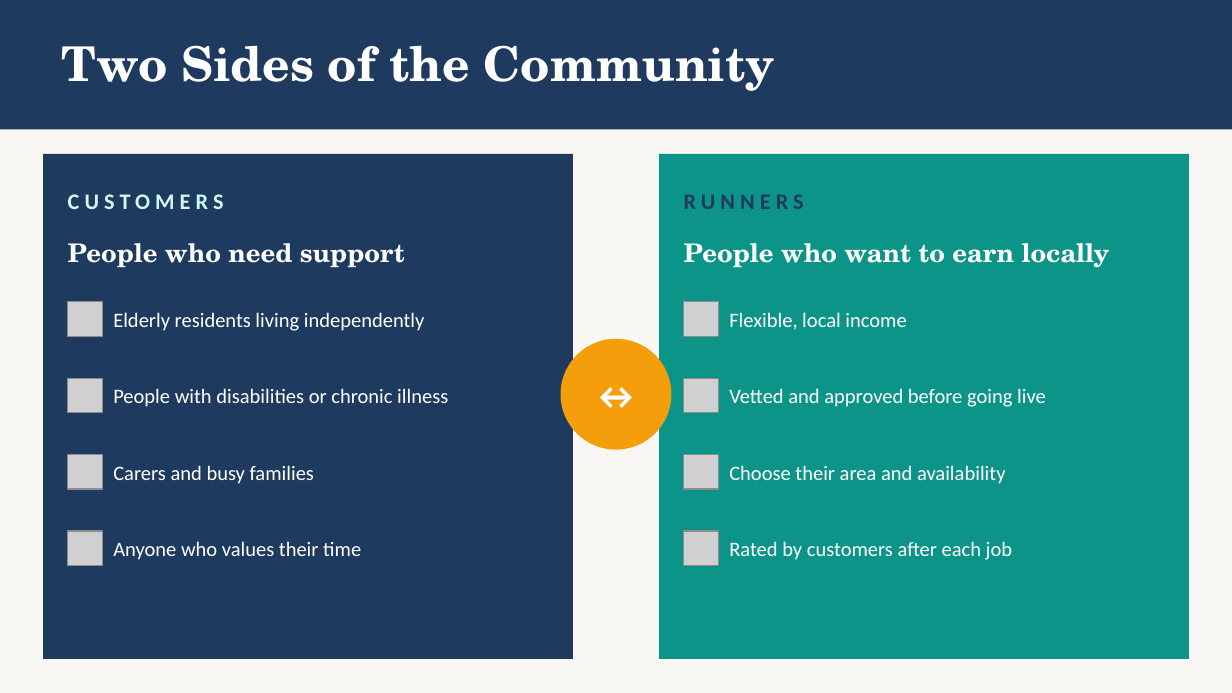
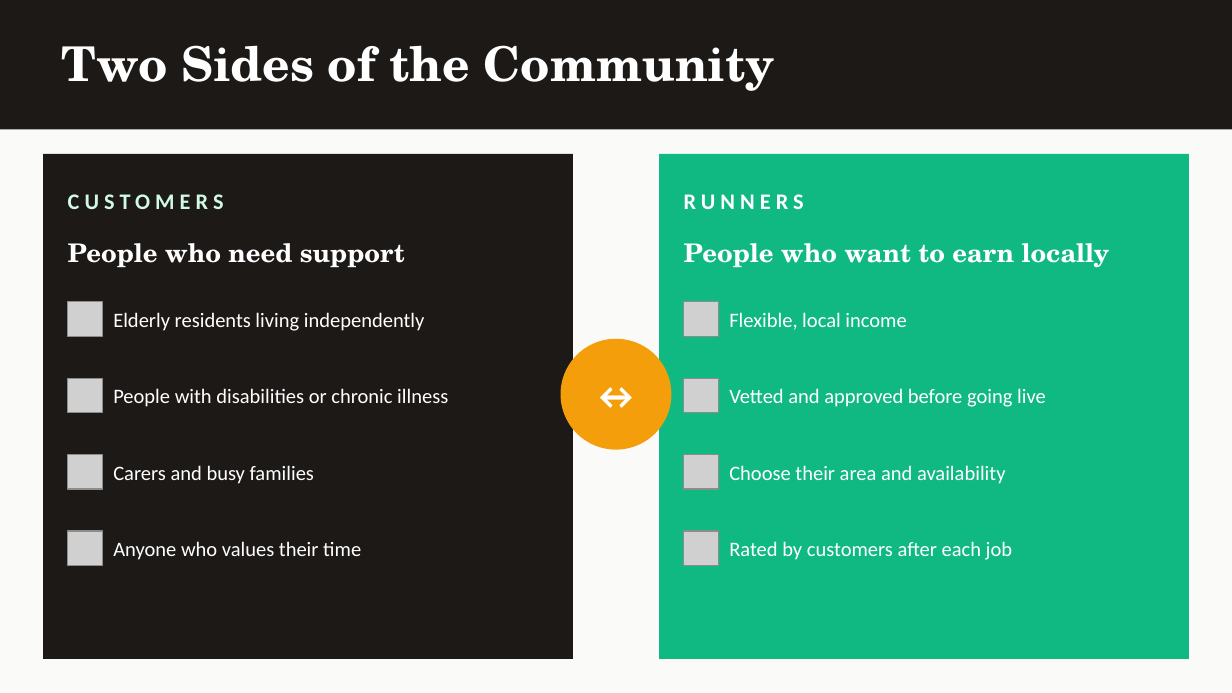
Before and after one commit to Temi-Peters/Errand-Buddy, a slide deck: slide 6 of errand-buddy-deck.pptx. Drawn at 1232x693 pixels with LibreOffice and Linux fonts; fonts in the diff are those of the drawing; grey boxes stand for pictures. Boxes give left, top, right and bottom in pixels: in the first picture for what was removed or moved away, otherwise in the second. Text is boxed around its words. In the diff, an @@ line names an element or a change of style, - is before the commit and + after.

```diff
--- a/errand-buddy-deck.pptx
+++ b/errand-buddy-deck.pptx
@@ background #F8F7F4 to #FAFAF9 @@
@@ rectangle at (0, 0, 1232, 129): fill #1E3A5F to #1C1917 @@
@@ rectangle at (43, 154, 573, 659): fill #1E3A5F to #1C1917 @@
@@ text "CUSTOMERS" at (68, 194, 224, 209): text colour #CCFBF1 to #D1FAE5 @@
@@ rectangle at (659, 154, 1189, 659): fill #0D9488 to #10B981 @@
@@ text "RUNNERS" at (684, 194, 804, 209): text colour #1E3A5F to #FFFFFF @@
```
Also in this commit, not shown: 8 other slides changed, 8 other files.
